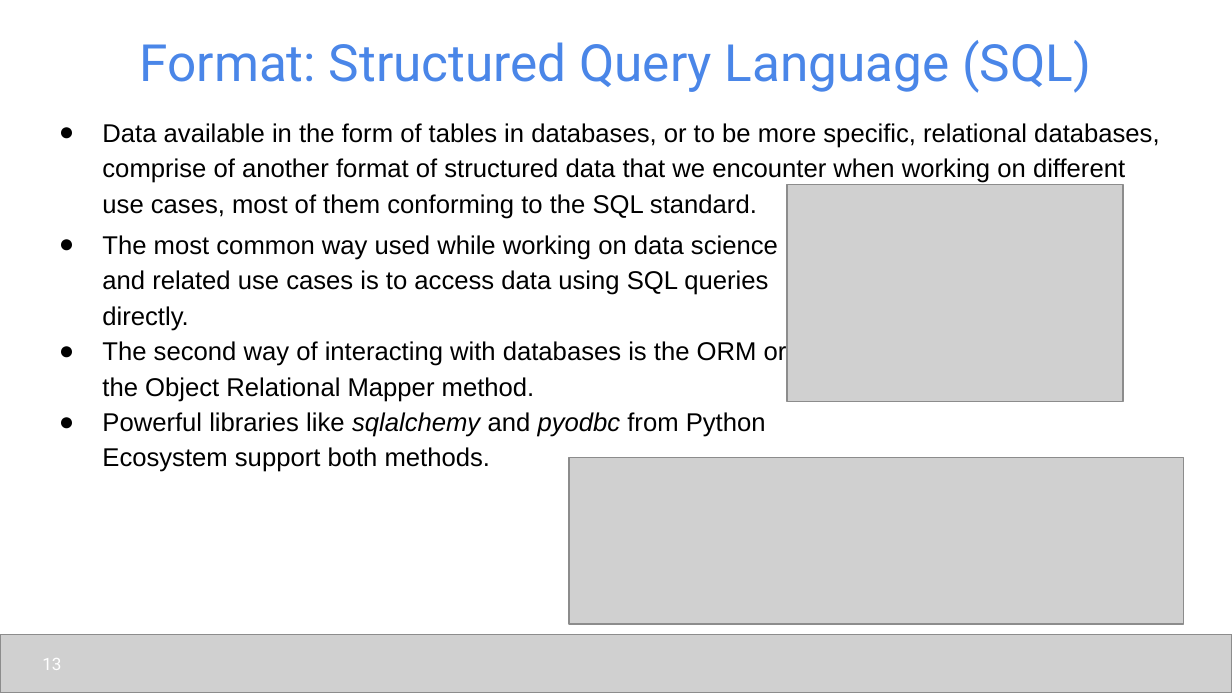
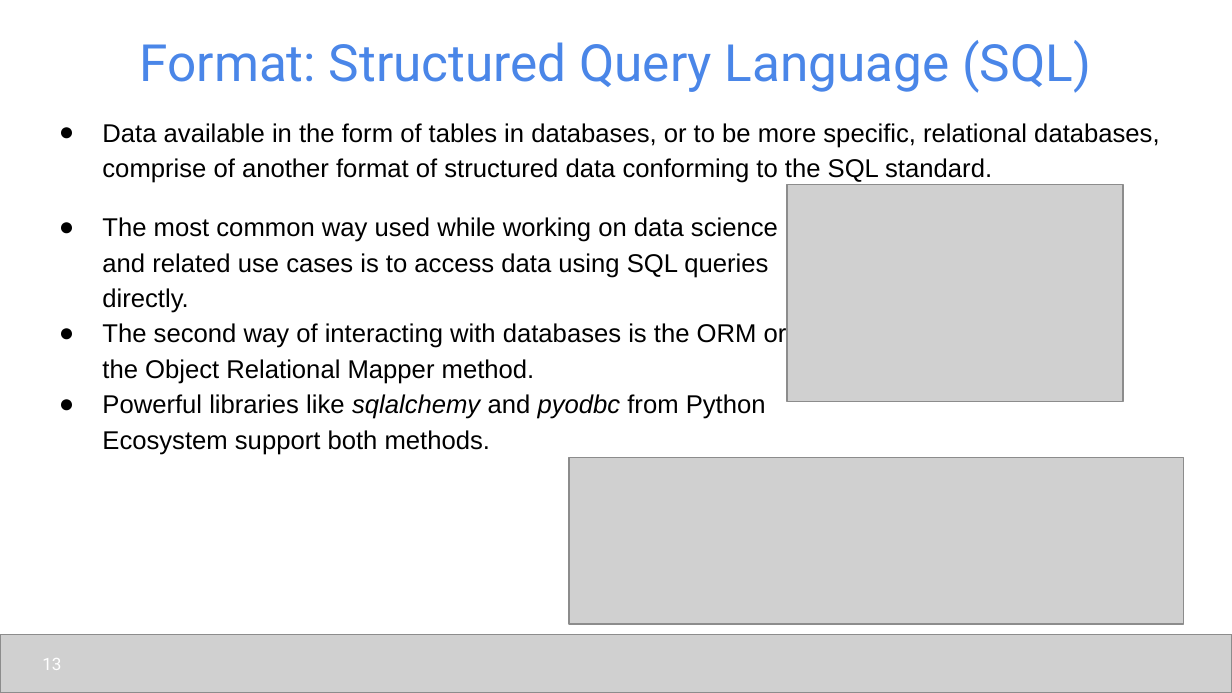
Before and after one commit to udel-cbcb/al_ml_workshop, a slide deck: slide 13 of Day_2/Lectures/Day_2_Lecture_1_Data_Collection_Data_Preparation.pptx. Drawn at 1232x693 pixels with LibreOffice and Linux fonts; fonts in the diff are those of the drawing; grey boxes stand for pictures. Boxes give left, top, right and bottom in pixels: in the first picture for what was removed or moved away, otherwise in the second. Text is boxed around its words. In the diff, an @@ line names an element or a change of style, - is before the commit and + after.

```diff
--- a/Day_2/Lectures/Day_2_Lecture_1_Data_Collection_Data_Preparation.pptx
+++ b/Day_2/Lectures/Day_2_Lecture_1_Data_Collection_Data_Preparation.pptx
@@ text at bbox=[102, 123, 1159, 183]: text changed @@
-● Data available in the form of tables in databases, or to be more specific, relational databases, comprise of another format of structured data that we encounter when working on different use cases, most of them conforming to the SQL standard.
+● Data available in the form of tables in databases, or to be more specific, relational databases, comprise of another format of structured data conforming to the SQL standard.
@@ text "The most common way used ...": place and size @@
-text "The most common way used ..." at bbox=[102, 235, 787, 472]
+text "The most common way used ..." at bbox=[102, 217, 787, 455]
```
Also in this commit, not shown: 2 other slides changed, 5 other files.
